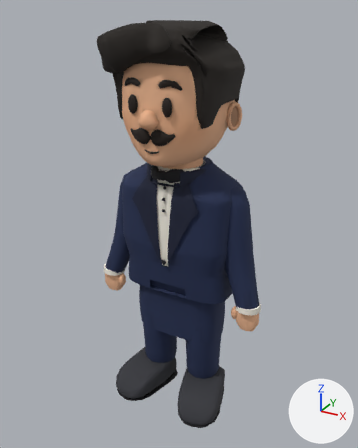
Two versions of the glTF model assets/characters/victor.glb, one commit apart.
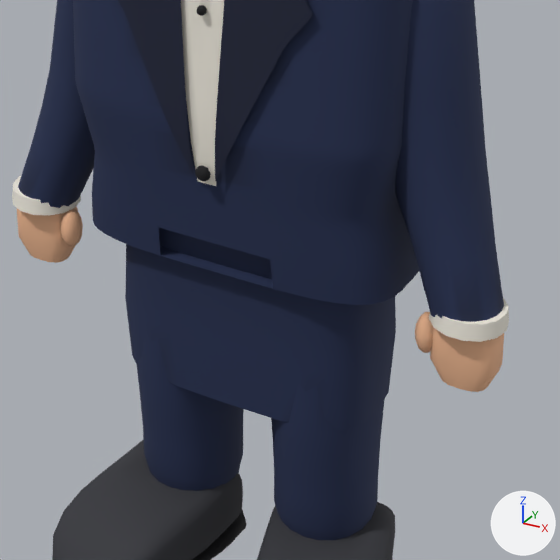
Each version is shown whole from a camera (50 mm lens) standing at (0.919, -1.696, 1.686) and looking at (-0.004, -0.017, 0.846), then close up on the part from 28% to 77% of the width and 46% to 86% of the height. Lighting does not change. The marker at lower right points along +X, +Y and +Z. The first two pictures are the older version. Vertices at exactly the same position are counted once.

The first close-up shows 'Victor'.
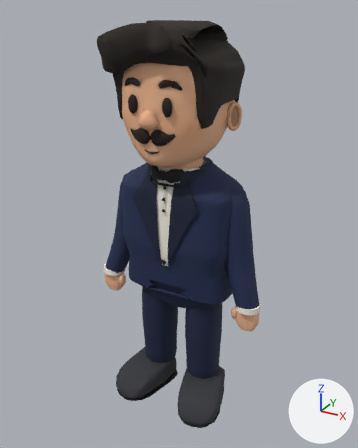
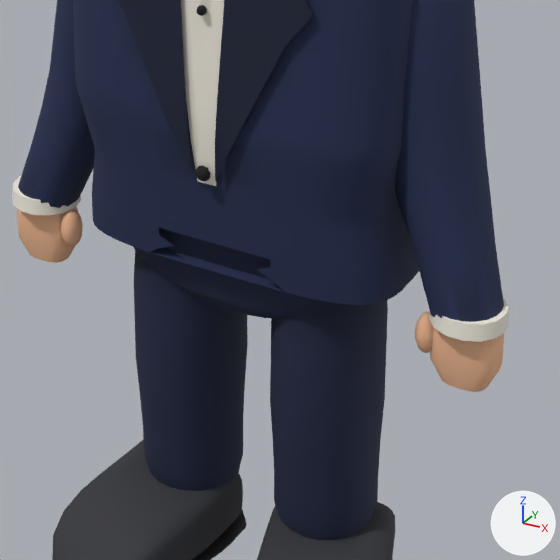
Location of each change, [x1, y1, x2, y2] in pixels of the close-ups (560 x 560 px):
part 1 of me_skull, cut back: before [125, 227, 396, 473]; after [134, 227, 366, 319]

Diff of the bpy script that builds the scene:
```diff
--- a/assets/characters/victor.glb.py
+++ b/assets/characters/victor.glb.py
@@ mat_trouser @@
+mat_trouser = bpy.data.materials.new('Trouser')
+# nodes: BsdfPrincipled, Mix, OutputMaterial, VertexColor
+# colours: dark blue #1a2342, mixed with the vertex colours
@@ me_skull @@
 # used by ob_victor; location = (0.0, 0.0, 0.0)
-me_skull.from_pydata(...)  # 12694 vertices, 25096 faces; spans x -0.39..0.39, y -0.29..0.23, z 0.0..1.64
+me_skull.from_pydata(...)  # 12806 vertices, 25320 faces; spans x -0.39..0.39, y -0.29..0.23, z 0.0..1.64
+# me_skull part 1: 11 vertices moved from x -0.17..0.17, y -0.13..0.08, z 0.43..0.75 to x -0.18..0.18, y -0.13..0.08, z 0.56..0.75; 87 vertices removed from x -0.2..0.2, y -0.12..0.1, z 0.33..0.75; 199 vertices added at x -0.2..0.2, y -0.12..0.11, z 0.47..0.75
 me_skull.materials.append(mat_skin)
@@ me_skull @@
 me_skull.materials.append(mat_shoe)
+me_skull.materials.append(mat_trouser)
```
